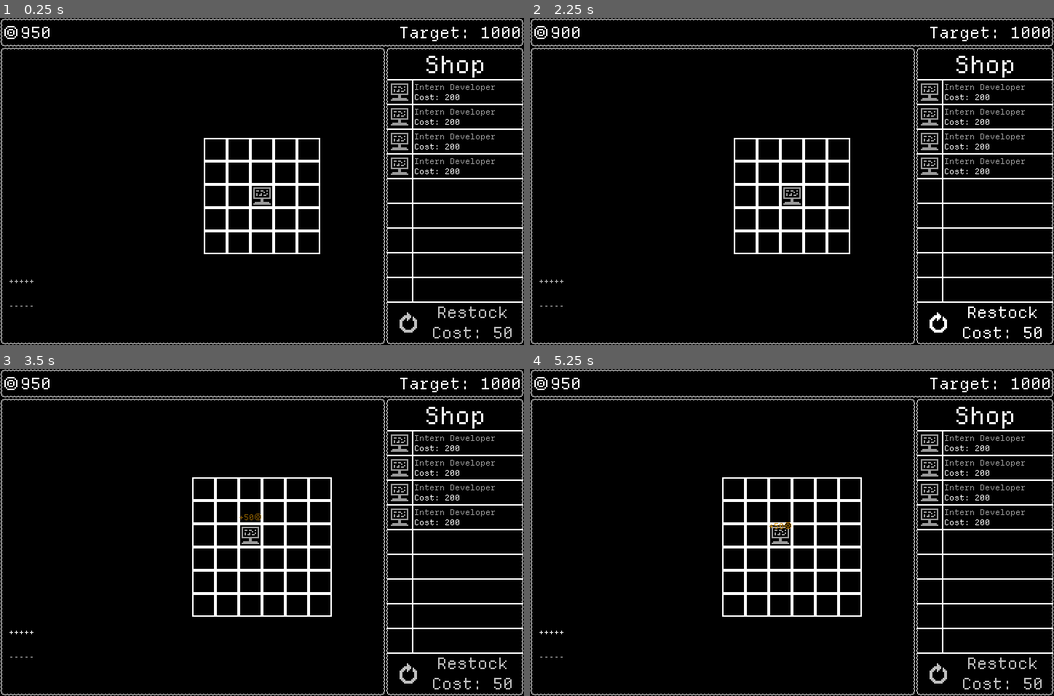
Above: before the commit, frames 1-4 (two rows, left to right).
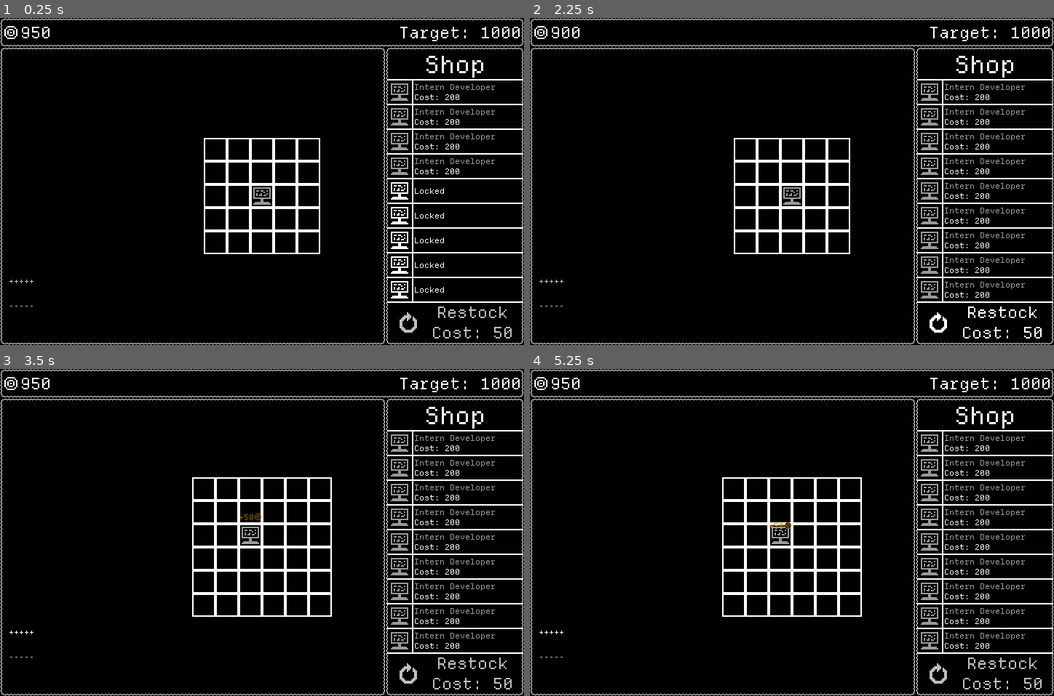
Above: after the commit, the same moments.

Repository: GemDust0/TooBigToFail
Game: Godot game, scene res://Scenes/CorporateSim.tscn
Same seed, same stepped clock (60 frames per second), same inputs: the game is played once before the commit and once after it. This scene is started directly instead of the project's main scene.
Inputs:
- Up to frame 1 (0.25 s): no input
- Up to frame 2 (2.25 s): click "+++++" at 0.5 s; click "-----" at 1.25 s; click "Restock Cost: 50" at 2 s
- Up to frame 3 (3.5 s): click "+++++" at 2.75 s
- Up to frame 4 (5.25 s): click "-----" at 3.5 s; click "Restock Cost: 50" at 4.25 s; click "+++++" at 5 s

The runs differ from the first frame. In frame 1, 0.6% of the frame differs, in the area x 74-85%, y 50-86%; in frame 2, 1.0%, in the area x 74-95%, y 50-86%; in frame 3, 1.0%; in frame 4, 1.0%.

Commit message:
Locked Slots

Diff:
--- a/Scripts/CorporateSim.gd
+++ b/Scripts/CorporateSim.gd
@@ -39,4 +39,5 @@
 			grid.increase_grid_size(1)
 			if targets.size() == 1:
 				grid.increase_grid_size(1)
+				shop.unlock_slot()
 			shop.upgrade_shop()
--- a/Scripts/EmployeeShop.gd
+++ b/Scripts/EmployeeShop.gd
@@ -19,13 +19,21 @@
 	add_slot()
 	add_slot()
 	add_slot()
-	restock(true)
+	add_slot(true)
+	add_slot(true)
+	add_slot(true)
+	add_slot(true)
+	add_slot(true)
 
-func add_slot() -> void:
+func add_slot(locked: bool = false) -> void:
 	var slot: ShopSlot = slot_scene.instantiate()
 	slots.append(slot)
 	sim.money_changed.connect(slot.update_description)
 	slots_node.add_child(slot)
+	if locked:
+		slot.locked = true
+	else:
+		slot.set_employee(get_random_employee(), sim.money)
 
 func restock(ignore_cost: bool=false) -> void:
 	if sim.money < 50 && !ignore_cost:
@@ -110,6 +118,12 @@
 			grid.description.show_locked = false
 
 func upgrade_shop() -> void:
-	add_slot()
-	slots[-1].set_employee(get_random_employee(), sim.money)
 	shop_level += 1
+	unlock_slot()
+
+func unlock_slot() -> void:
+	for slot: ShopSlot in slots:
+		if slot.locked:
+			slot.locked = false
+			slot.set_employee(get_random_employee(), sim.money)
+			break
--- a/Scripts/ShopSlot.gd
+++ b/Scripts/ShopSlot.gd
@@ -4,6 +4,7 @@
 
 var employee: Employee
 var cost: int
+var locked: bool = false
 
 @onready var employeeIcon: TextureRect = $EmployeeIcon
 @onready var cost_label: RichTextLabel = $Cost
@@ -22,7 +23,10 @@
 	if employee != null:
 		cost_label.text = "[color=#%s]%s\n[color=#%s]Cost: %s[/color]" % [employee.get_rarity_color().to_html(), employee.id, too_expensive_col if money < cost else cost_label.get_theme_color("default_color").to_html(), cost]
 	else:
-		cost_label.text = "Empty"
+		if locked:
+			cost_label.text = "Locked"
+		else:
+			cost_label.text = "Empty"
 
 func get_cost(rarity: String) -> int:
 	match rarity:
